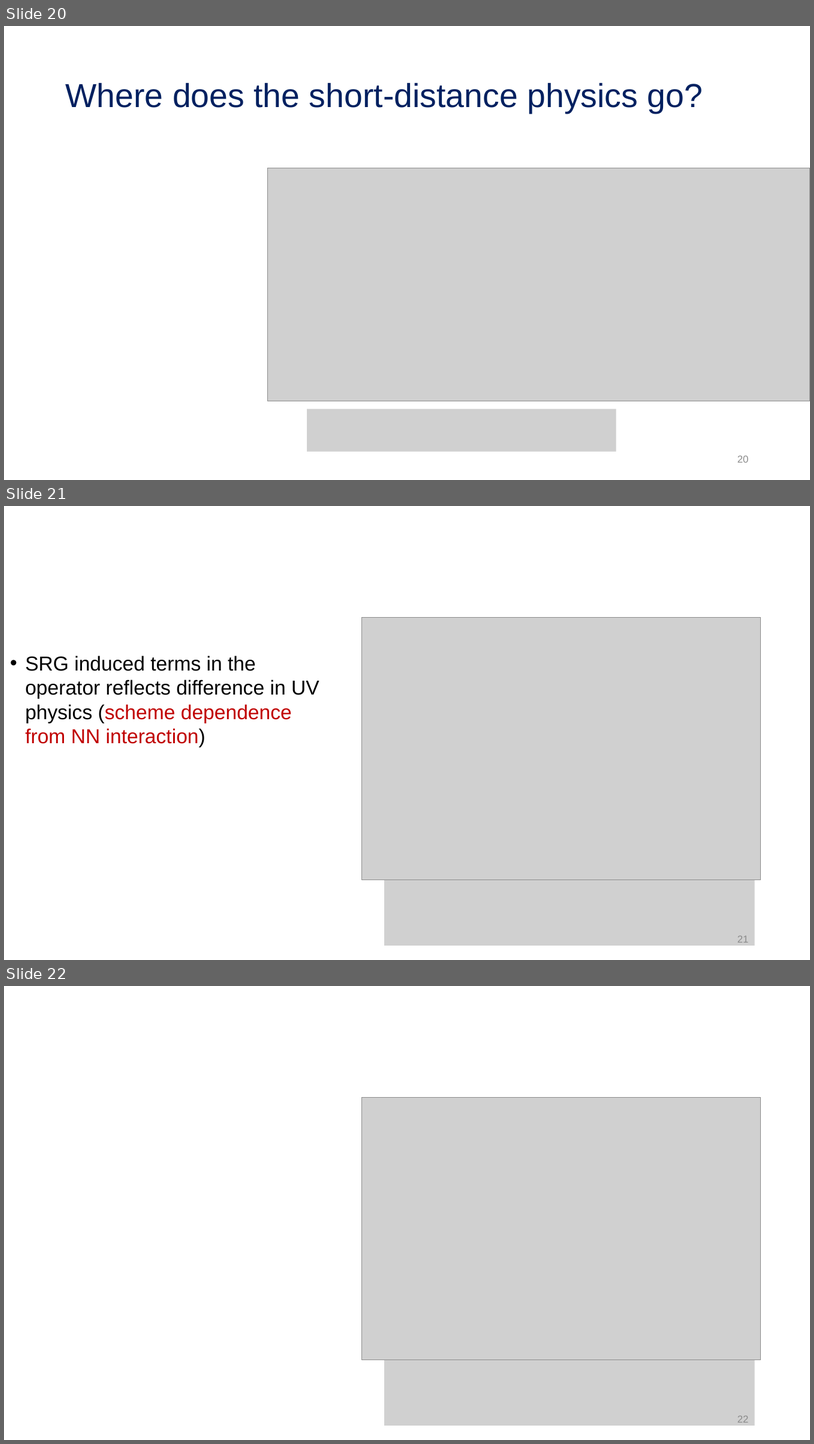
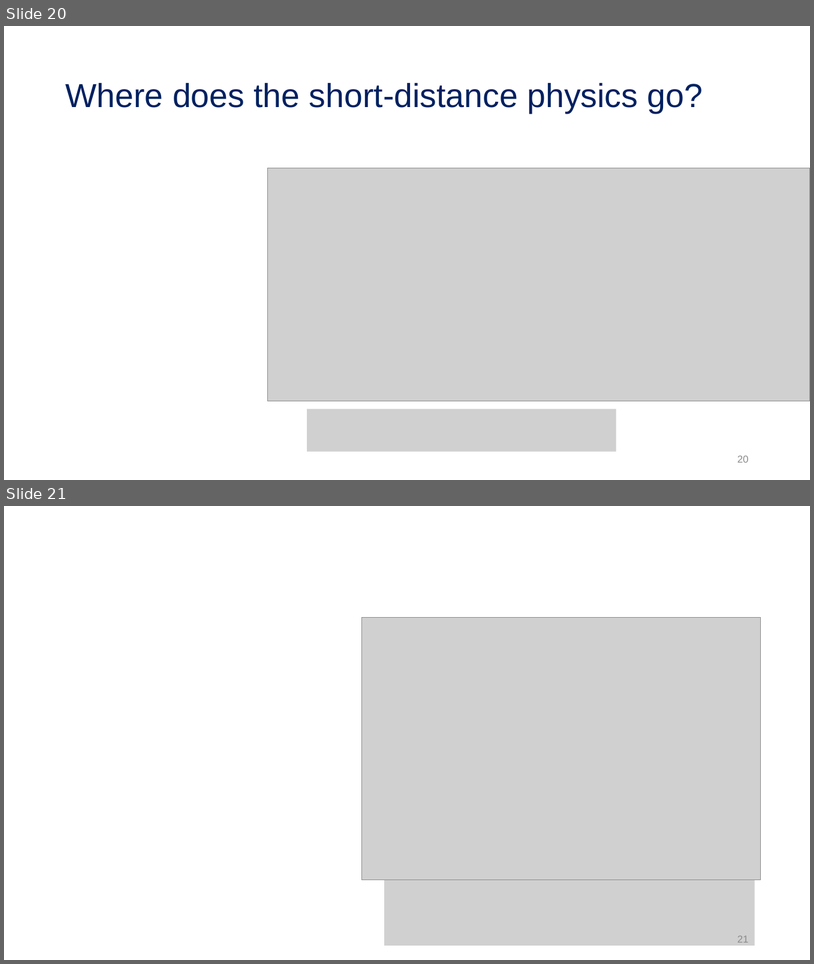
Before and after one commit to tropiano4/tropiano-srg, a slide deck: Presentations/NUCLEI_June2020/tropiano_nuclei_2020.pptx. Shown one above the other, each under a label of ours: slides 20, 21 and 22 before the commit, slides 20 and 21 after it. The pictures are 814x1444 and 814x964 pixels, drawn with LibreOffice and Linux fonts; fonts in the diff are those of the drawing; grey boxes stand for pictures. Boxes give left, top, right and bottom in pixels: in the first picture for what was removed or moved away, otherwise in the second. Text is boxed around its words. In the diff, an @@ line names an element or a change of style, - is before the commit and + after.

```diff
--- a/Presentations/NUCLEI_June2020/tropiano_nuclei_2020.pptx
+++ b/Presentations/NUCLEI_June2020/tropiano_nuclei_2020.pptx
@@ slide 21 removed at [4, 506, 810, 960], background #FFFFFF @@
@@ picture removed at [362, 618, 761, 880] @@
@@ text removed at [25, 655, 320, 747] @@
-• SRG induced terms in the operator reflects difference in UV physics (scheme dependence from NN interaction)
@@ picture removed at [384, 880, 755, 945] @@
@@ page number removed at [738, 935, 749, 942] @@
-21
@@ what was slide 22 is now slide 21 @@
@@ page number at [738, 935, 749, 942]: text changed @@
-22
+21
```
Also in this commit, not shown: 5 slides changed, 1 slide added, 1 other slide removed.
